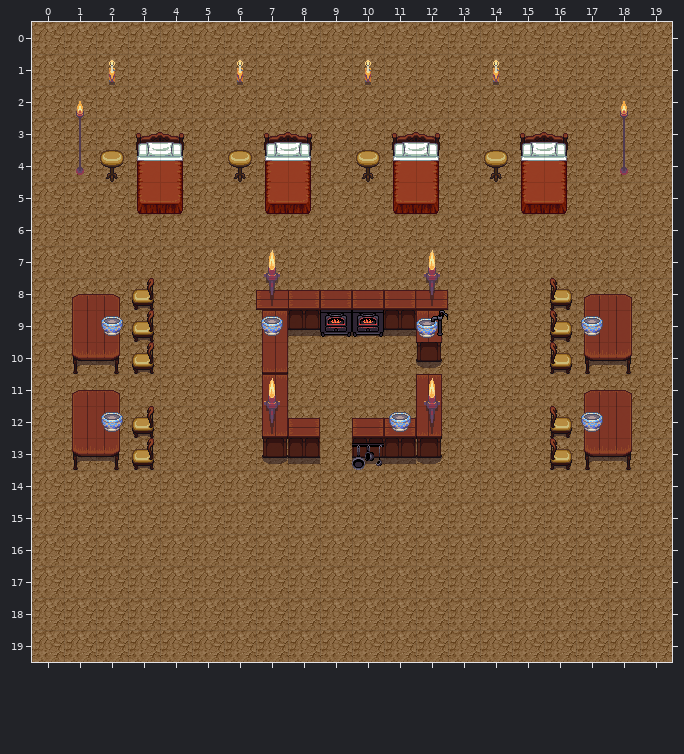
Two states of a Tiled map, core/assets/maps/inside.tmx. Above, as it was before the edit.
Cells are 32x32 px. Shown: x 0..19, y 0..19. Not drawn, because the pictures are missing: unchanged layer "Tile Layer 2".
And afterwards:
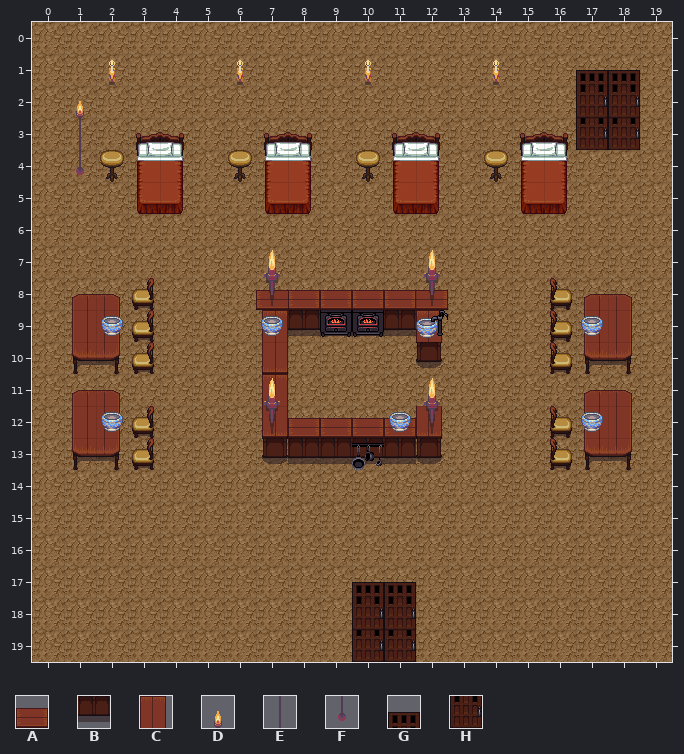
Key: from "house_inside": A 5, B 21, C 36, D 109, E 125, F 141, G 203, H 219.
_ is an empty cell.
The exact change:
Layer "Tile Layer 3":
Tile A now appears in row 12 at x 9.
Tile B now appears in row 13 at x 9.
Tile G now appears in row 1 at x 17 to 18; in row 17 at x 10 to 11.
The author changed tile D to tile H in row 2 at x 18.
The author changed tile E to tile H in row 3 at x 18.
Tile H now appears in rows 2 to 3 at x 17; in rows 18 to 19 at x 10 to 11.
Tile C is gone in row 11 at x 12.
Tile F is gone in row 4 at x 18.
